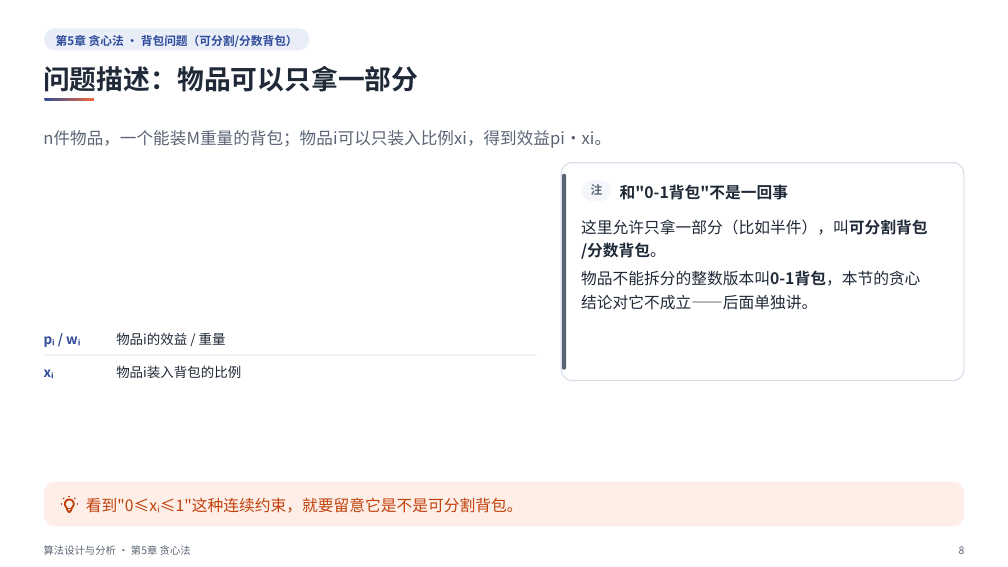
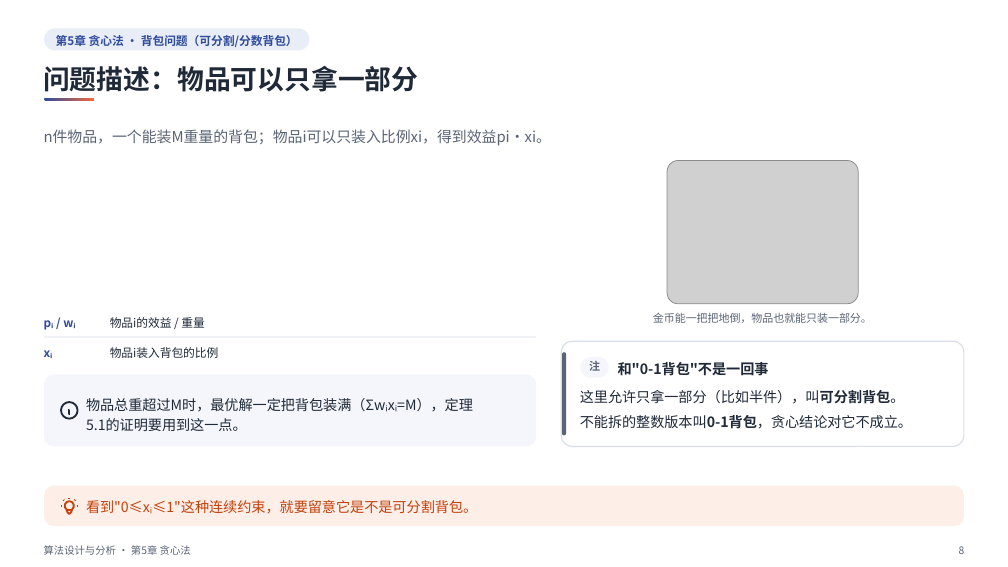
Before and after one commit to sweetcornna/JLU-remake, a slide deck: slide 8 of 大二下/算法设计与分析/重制版PPT/第5章 贪心法（重制版）.pptx. Drawn at 1008x567 pixels with LibreOffice and Linux fonts; fonts in the diff are those of the drawing; grey boxes stand for pictures. Boxes give left, top, right and bottom in pixels: in the first picture for what was removed or moved away, otherwise in the second. Text is boxed around its words. In the diff, an @@ line names an element or a change of style, - is before the commit and + after.

```diff
--- a/大二下/算法设计与分析/重制版PPT/第5章 贪心法（重制版）.pptx
+++ b/大二下/算法设计与分析/重制版PPT/第5章 贪心法（重制版）.pptx
@@ text "n件物品，一个能装M重量的背包；物品i可以只装入比例xi，得到效益pi·xi。" at (x1=44, y1=129, x2=552, y2=146): size 15.8 to 14.2 pt @@
@@ rounded rectangle removed at (x1=563, y1=174, x2=566, y2=370) @@
@@ picture added at (x1=667, y1=160, x2=858, y2=304) @@
@@ text "pᵢ / wᵢ" moved from (x1=44, y1=331, x2=98, y2=352) to (x1=44, y1=316, x2=91, y2=334) @@
@@ text "物品i的效益 / 重量" moved from (x1=116, y1=332, x2=226, y2=345) to (x1=110, y1=315, x2=204, y2=331) @@
@@ text added at (x1=653, y1=313, x2=872, y2=323), 10.5 pt, text #5B6475 @@
+金币能一把把地倒，物品也就能只装一部分。
@@ text "xᵢ" moved from (x1=44, y1=369, x2=54, y2=379) to (x1=44, y1=350, x2=53, y2=358) @@
@@ rectangle moved from (x1=44, y1=355, x2=536, y2=355) to (x1=44, y1=337, x2=536, y2=337) @@
@@ size 12.8 to 11.2 pt in 4 elements at (x1=44, y1=316, x2=91, y2=334), (x1=44, y1=350, x2=53, y2=358), (x1=110, y1=315, x2=204, y2=331), (x1=110, y1=347, x2=219, y2=358) @@
@@ text "物品i装入背包的比例" moved from (x1=116, y1=365, x2=241, y2=378) to (x1=110, y1=347, x2=219, y2=358) @@
@@ rounded rectangle at (x1=561, y1=341, x2=964, y2=446): proportions changed @@
@@ rounded rectangle resized from (x1=561, y1=163, x2=964, y2=380) to (x1=561, y1=341, x2=964, y2=446) @@
@@ rounded rectangle added at (x1=563, y1=352, x2=566, y2=436), fill #5B6475 @@
@@ rounded rectangle moved from (x1=582, y1=180, x2=611, y2=201) to (x1=581, y1=357, x2=609, y2=377) @@
@@ text "注" moved from (x1=591, y1=184, x2=603, y2=195) to (x1=589, y1=361, x2=600, y2=371) @@
@@ text "注" at (x1=589, y1=361, x2=600, y2=371): size 11.2 to 10.5 pt @@
@@ text "和"0-1背包"不是一回事" at (x1=618, y1=362, x2=769, y2=376): size 15 to 13.5 pt @@
@@ text "和"0-1背包"不是一回事" moved from (x1=620, y1=184, x2=788, y2=200) to (x1=618, y1=362, x2=769, y2=376) @@
@@ group added at (x1=44, y1=374, x2=536, y2=446): 2 freeform shapes, 1 rounded rectangle, 1 text @@
+物品总重超过M时，最优解一定把背包装满（Σwᵢxᵢ=M），定理
+5.1的证明要用到这一点。
@@ text at (x1=580, y1=390, x2=905, y2=404): text changed; size 15 to 13.5 pt @@
-这里允许只拿一部分（比如半件），叫可分割背包
-/分数背包。
+这里允许只拿一部分（比如半件），叫可分割背包。
@@ text at (x1=580, y1=415, x2=912, y2=429): text changed; size 15 to 13.5 pt @@
-物品不能拆分的整数版本叫0-1背包，本节的贪心
-结论对它不成立——后面单独讲。
+不能拆的整数版本叫0-1背包，贪心结论对它不成立。
@@ rounded rectangle at (x1=44, y1=485, x2=964, y2=526): proportions changed @@
@@ freeform shape at (x1=61, y1=498, x2=78, y2=506): outline redrawn @@
@@ freeform shape at (x1=64, y1=501, x2=74, y2=514): outline redrawn @@
@@ text "看到"0≤xᵢ≤1"这种连续约束，就要留意它是不是可分割背包。" at (x1=86, y1=500, x2=477, y2=513): size 15 to 13.5 pt @@
```
Also in this commit, not shown: 25 other slides changed, 4 other files.
